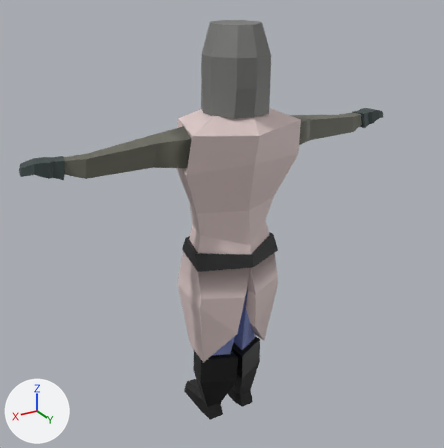
The FBX model KRON/Assets/Rendering/Models/templar.fbx, before and after one commit.
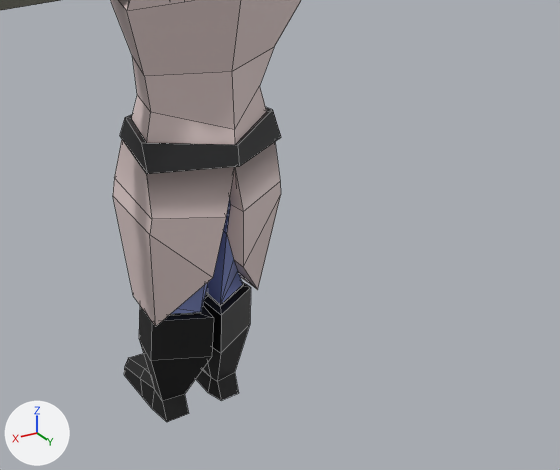
Each version appears first whole from a 50 mm lens placed at (1.28, 2.07, 2.01), pointed at (-0.05, -0.14, 0.9), and next in a close-up on the part from 25% to 100% of the width and 38% to 100% of the height. Arrows for +X, +Y and +Z are at lower left; the lights stay in place. The close-ups show mesh edges as thin lines. Where no turn or scale is listed for an object, it has been applied to the vertices.

The older version as bpy lines, for what is in view:
```python
me_cylinder = bpy.data.meshes.new('Cylinder')
me_cylinder.from_pydata(...)  # 491 vertices, 475 faces; spans x -0.84..0.84, y -0.17..0.27, z 0.0..1.8
me_cylinder.materials.append(mat_kron)  # picture img_palette_png
ob_cylinder = bpy.data.objects.new('Cylinder', me_cylinder)
ob_cylinder.location = (0.0, -0.054, 0.0)
```
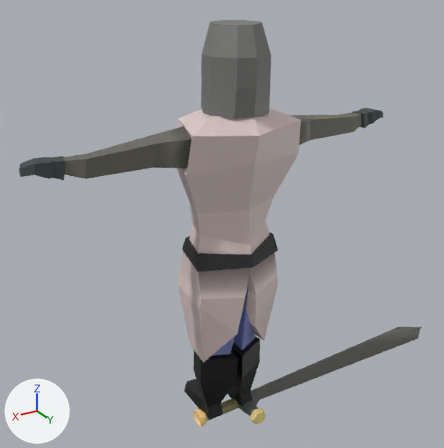
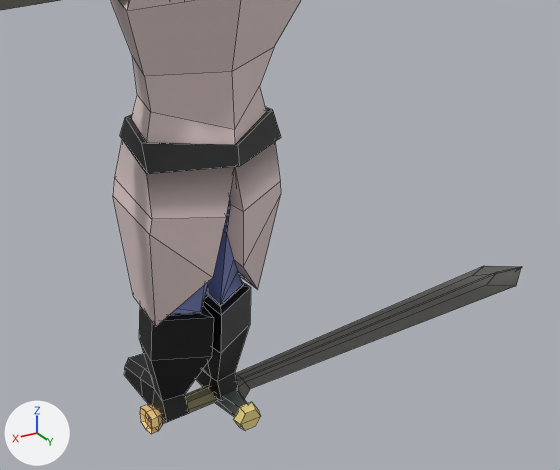
What differs and where, as boxes (x1, y1, x2, y2) in the close-ups (560 x 470 px):
'sword', added: after (140, 266, 522, 434)

Edits to the bpy script that builds the scene:
```text
Add me_sword:
    me_sword.from_pydata(...)  # 110 vertices, 103 faces; spans x -1.34..0.17, y -0.15..0.16, z -0.03..0.04
    me_sword.materials.append(mat_kron)  # picture img_palette_png
Add ob_sword:
    ob_sword = bpy.data.objects.new('sword', me_sword)
    ob_sword.location = (0.0, 0.0, -0.013)
```
